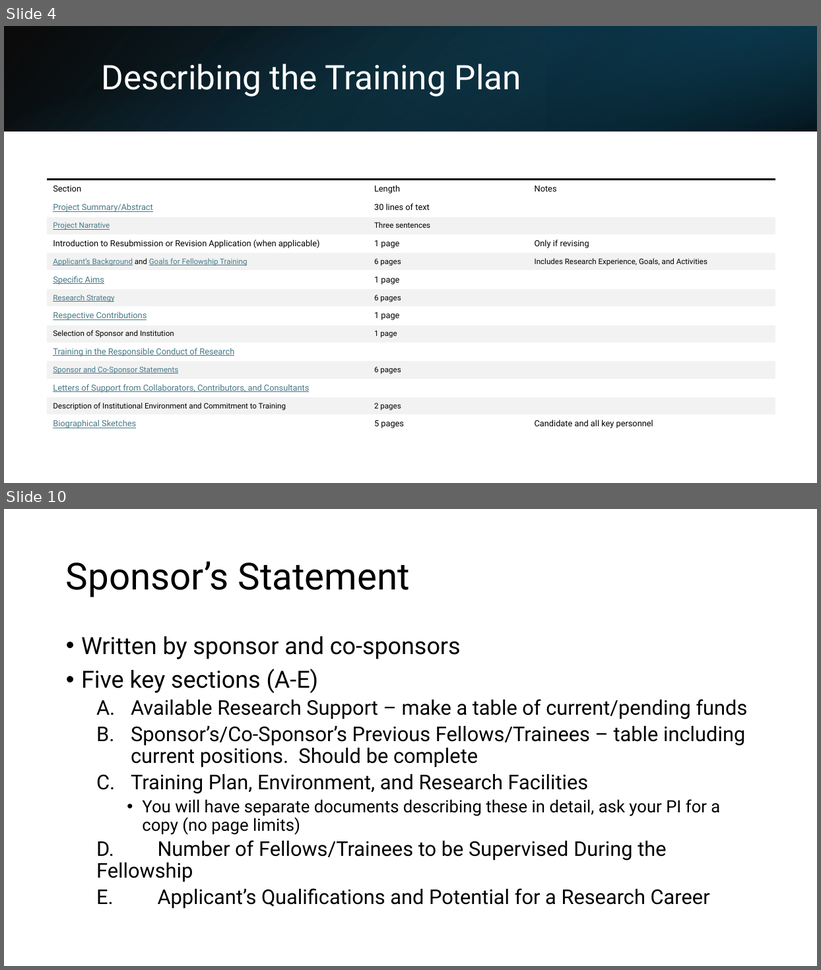
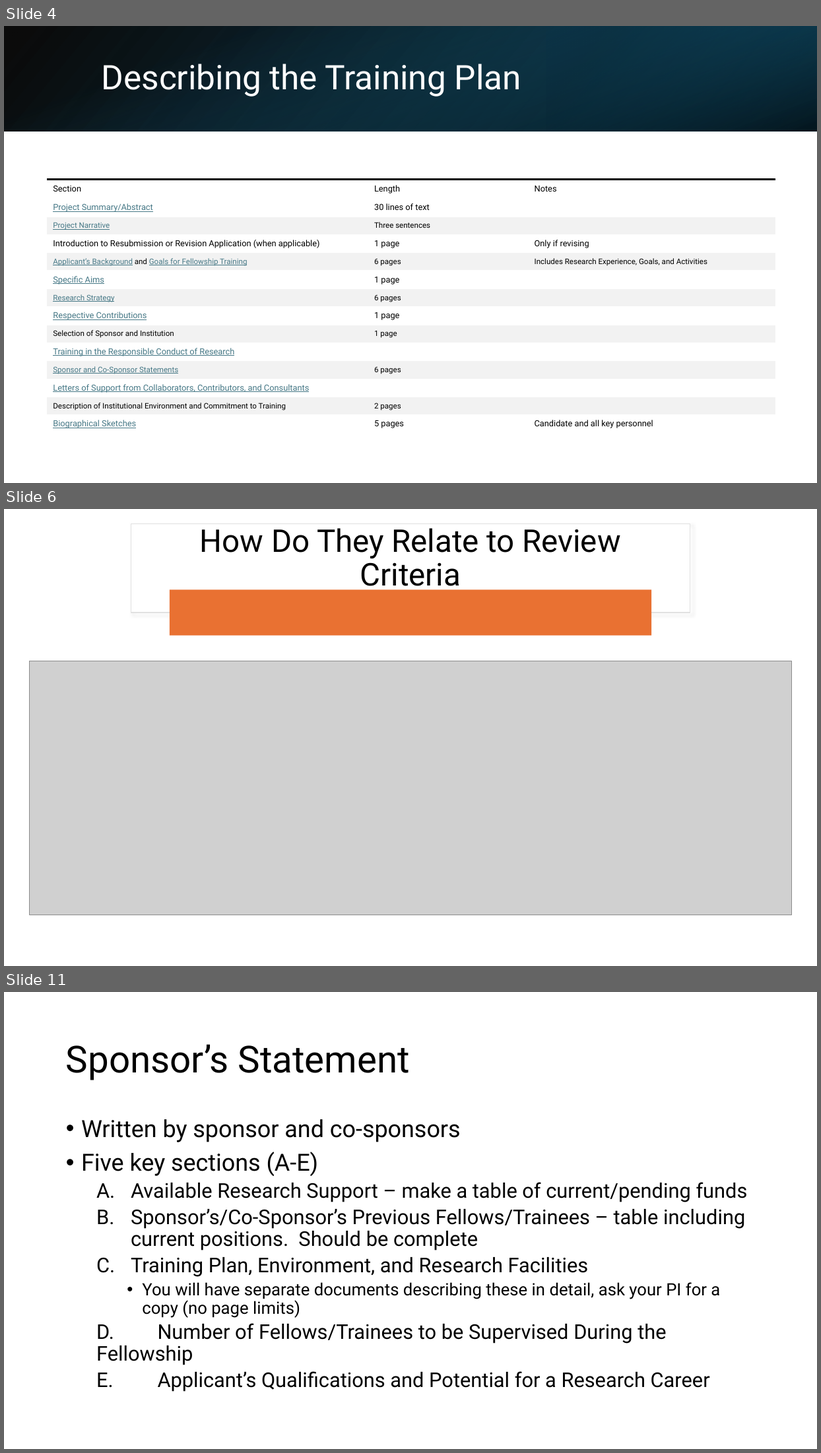
Before and after one commit to BridgesLab/FellowshipWorkshopDocuments, a slide deck: Documents/Slides/Training Goals.pptx. Shown one above the other, each under a label of ours: slides 4 and 10 before the commit, slides 4, 6 and 11 after it; the slides between them are not shown. The pictures are 821x970 and 821x1453 pixels, drawn with LibreOffice and Linux fonts; fonts in the diff are those of the drawing; grey boxes stand for pictures. Boxes give left, top, right and bottom in pixels: in the first picture for what was removed or moved away, otherwise in the second. Text is boxed around its words. In the diff, an @@ line names an element or a change of style, - is before the commit and + after.

```diff
--- a/Documents/Slides/Training Goals.pptx
+++ b/Documents/Slides/Training Goals.pptx
@@ slide 6 added at [4,509,817,966], background #FFFFFF @@
@@ rectangle added at [131,524,690,613], fill #FFFFFF, outline #E1E1E1 1 pt @@
@@ title added at [200,528,620,593], 37 pt, text #000000 @@
+How Do They Relate to Review Criteria
@@ rounded rectangle added at [170,590,652,635], fill #E97132 @@
@@ picture added at [30,661,791,916] @@
@@ what was slide 10 is now slide 11 @@
```
Also in this commit, not shown: 6 slides changed, 1 other slide added, 1 slide removed, 2 other files.
